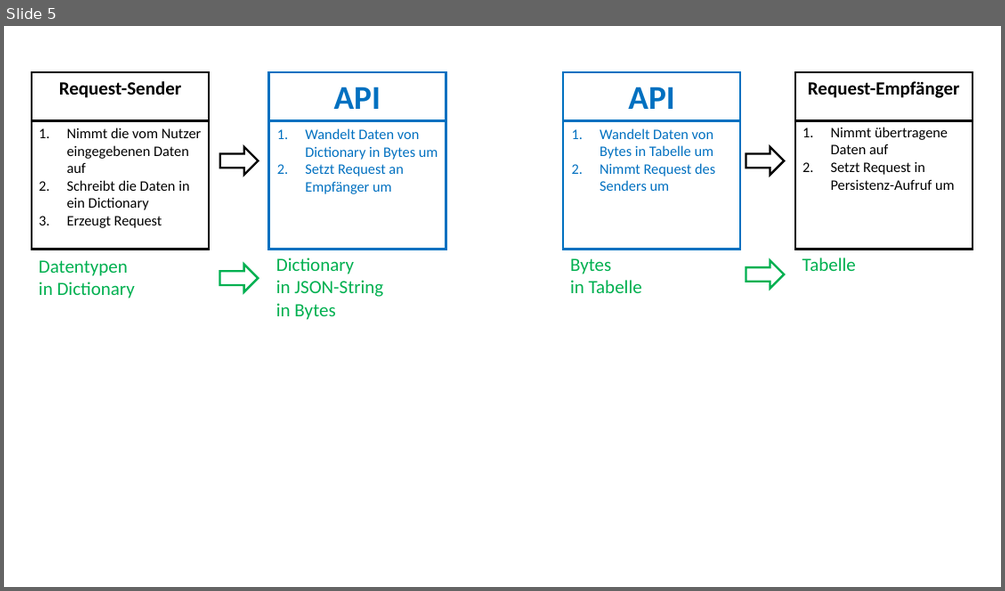
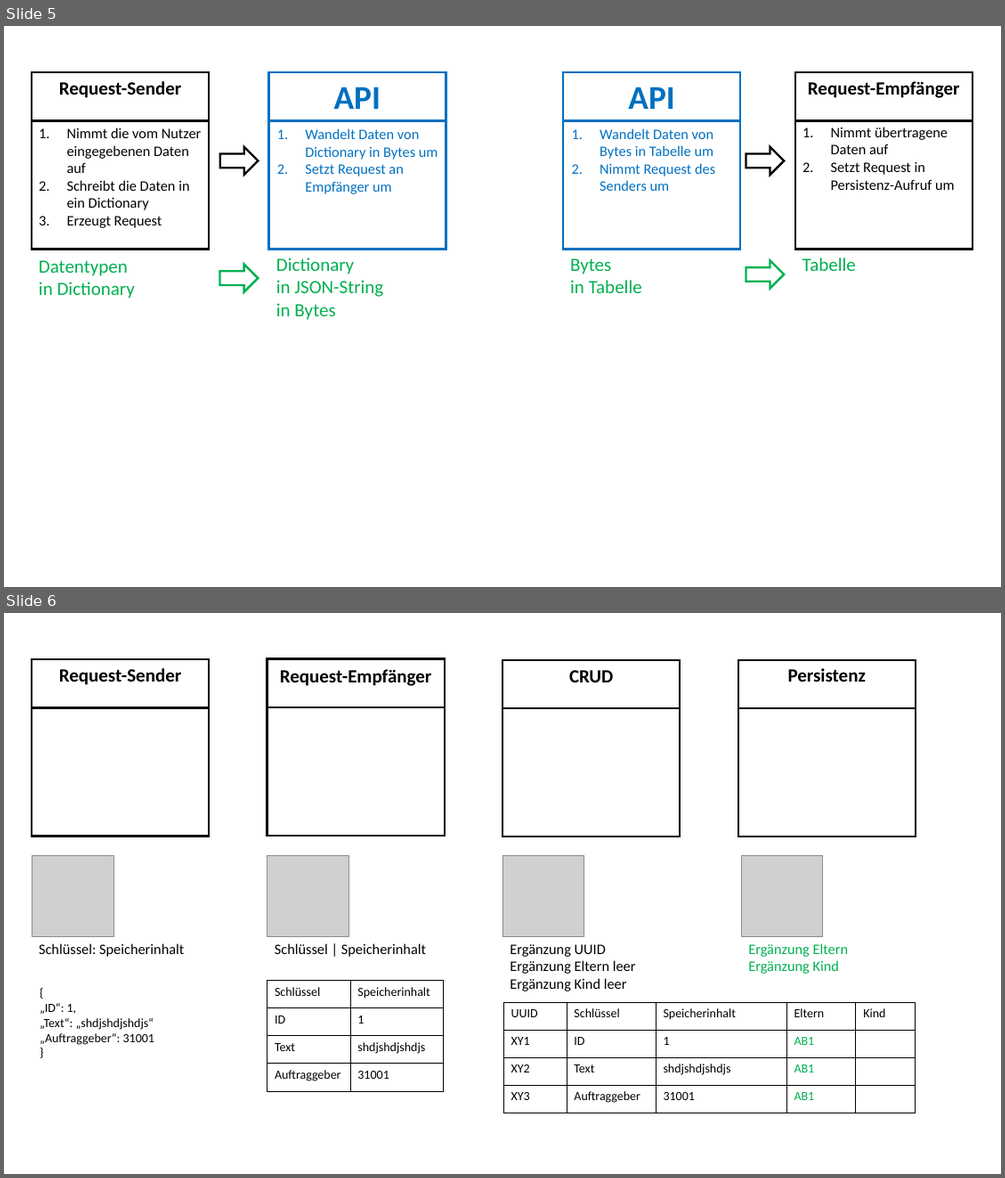
Before and after one commit to StefSchneider/Unternehmensfaehigkeiten, a slide deck: Dokumentation/Grafiken Unternehmensfähigkeiten.pptx. Shown one above the other, each under a label of ours: slide 5 before the commit, slides 5 and 6 after it. The pictures are 1005x591 and 1005x1178 pixels, drawn with LibreOffice and Linux fonts; fonts in the diff are those of the drawing; grey boxes stand for pictures. Boxes give left, top, right and bottom in pixels: in the first picture for what was removed or moved away, otherwise in the second. Text is boxed around its words. In the diff, an @@ line names an element or a change of style, - is before the commit and + after.

```diff
--- a/Dokumentation/Grafiken Unternehmensfähigkeiten.pptx
+++ b/Dokumentation/Grafiken Unternehmensfähigkeiten.pptx
@@ slide 6 added at [4, 613, 1001, 1174], background #FFFFFF @@
@@ rectangle added at [32, 659, 209, 835], outline #000000 2 pt @@
@@ rectangle added at [267, 658, 445, 835], outline #000000 2 pt @@
@@ rectangle added at [502, 660, 680, 836], outline #000000 2 pt @@
@@ rectangle added at [738, 660, 915, 836], outline #000000 2 pt @@
@@ text added at [59, 668, 181, 685], 18 pt, text #000000, bold @@
+Request-Sender
@@ text added at [280, 669, 432, 686], 18 pt, text #000000, bold @@
+Request-Empfänger
@@ text added at [569, 670, 613, 682], 18 pt, text #000000, bold @@
+CRUD
@@ text added at [788, 668, 866, 682], 18 pt, text #000000, bold @@
+Persistenz
@@ line added from (32, 708) to (209, 708), #000000 2 pt @@
@@ line added from (267, 707) to (445, 707), #000000 2 pt @@
@@ line added from (502, 709) to (680, 709), #000000 2 pt @@
@@ line added from (738, 709) to (915, 709), #000000 2 pt @@
@@ picture added at [32, 855, 114, 937] @@
@@ picture added at [267, 855, 348, 937] @@
@@ picture added at [502, 855, 584, 937] @@
@@ picture added at [741, 855, 823, 937] @@
@@ text added at [39, 943, 184, 957], 14 pt, text #000000 @@
+Schlüssel: Speicherinhalt
@@ text added at [275, 943, 426, 957], 14 pt, text #000000 @@
+Schlüssel | Speicherinhalt
@@ text added at [510, 944, 636, 991], 14 pt, text #000000 @@
+Ergänzung UUID
+Ergänzung Eltern leer
+Ergänzung Kind leer
@@ text added at [748, 943, 848, 973], 14 pt, text #00B050 @@
+Ergänzung Eltern
+Ergänzung Kind
@@ table added at [267, 981, 444, 1091], 4 rows, 2 columns @@
+Schlüssel | Speicherinhalt
+ID | 1
+Text | shdjshdjshdjs
+Auftraggeber | 31001
@@ text added at [40, 1003, 154, 1045], 12 pt, text #000000 @@
+{
+„ID“: 1,
+„Text“: „shdjshdjshdjs“
+„Auftraggeber“: 31001
+}
@@ table added at [503, 1002, 914, 1112], 4 rows, 5 columns @@
+UUID | Schlüssel | Speicherinhalt | Eltern | Kind
+XY1 | ID | 1 | AB1 | 
+XY2 | Text | shdjshdjshdjs | AB1 | 
+XY3 | Auftraggeber | 31001 | AB1 | 
```
Also in this commit, not shown: 1 other file.
